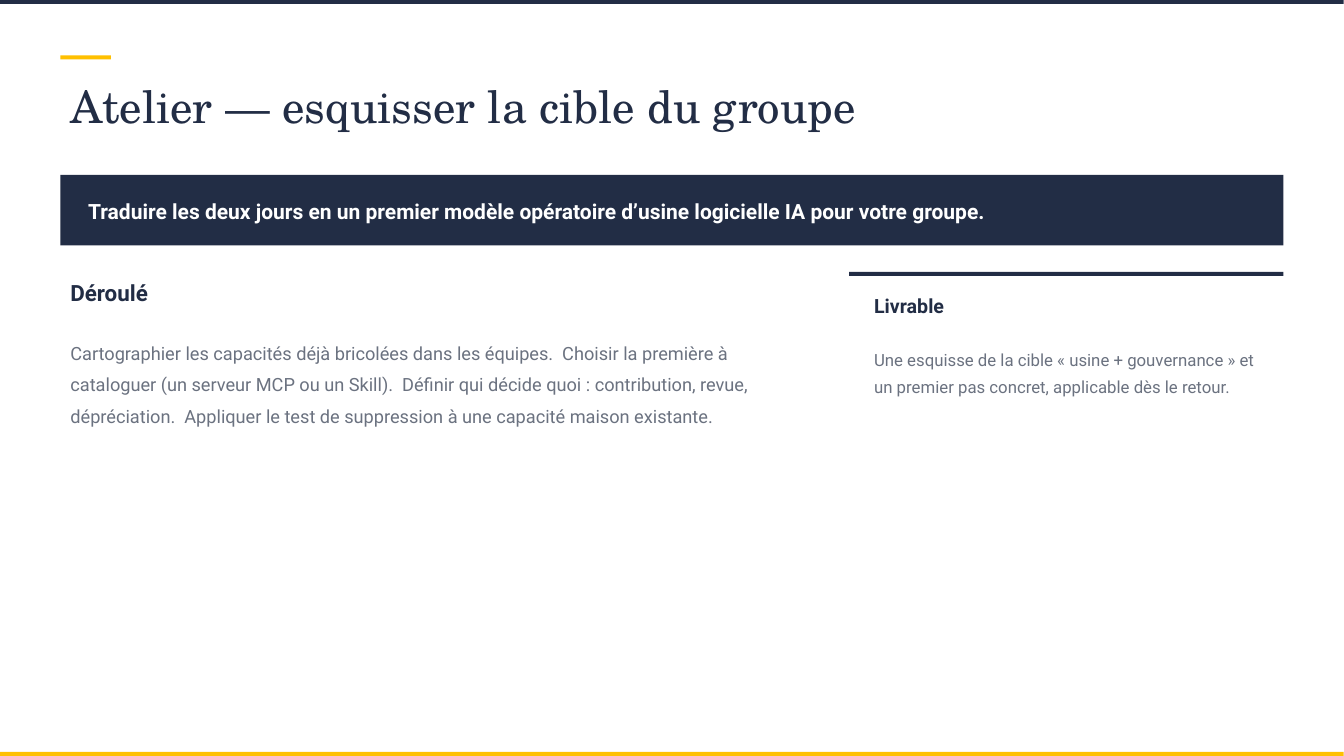
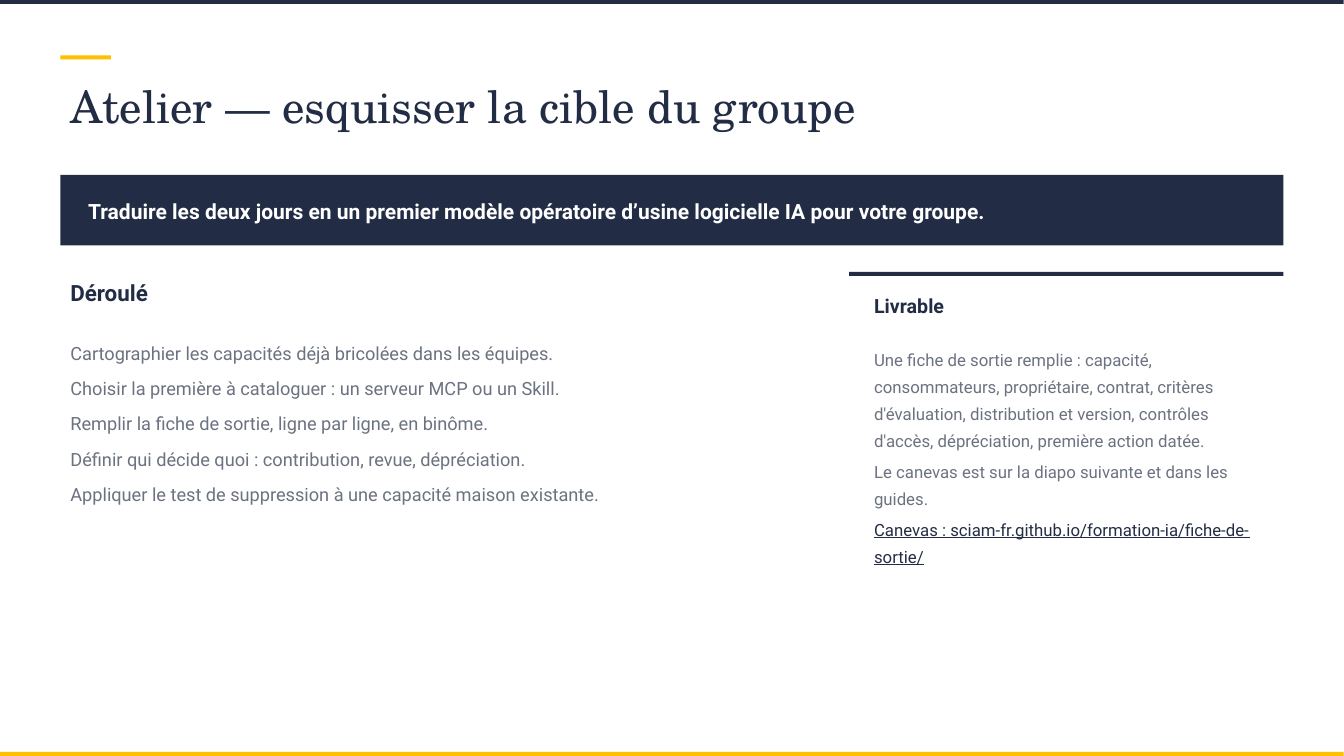
Before and after one commit to SCIAM-FR/formation-ia, a slide deck: slide 56 of slides/Support_formation_SCIAM.pptx (slide 51 before the commit). Drawn at 1344x756 pixels with LibreOffice and Linux fonts; fonts in the diff are those of the drawing; background and template pictures are left out. Boxes give left, top, right and bottom in pixels: in the first picture for what was removed or moved away, otherwise in the second. Text is boxed around its words. In the diff, an @@ line names an element or a change of style, - is before the commit and + after.

```diff
--- a/slides/Support_formation_SCIAM.pptx
+++ b/slides/Support_formation_SCIAM.pptx
@@ text at (x1=70, y1=346, x2=599, y2=505): text changed @@
-Cartographier les capacités déjà bricolées dans les équipes. Choisir la première à cataloguer (un serveur MCP ou un Skill). Définir qui décide quoi : contribution, revue, dépréciation. Appliquer le test de suppression à une capacité maison existante.
+Cartographier les capacités déjà bricolées dans les équipes.
+Choisir la première à cataloguer : un serveur MCP ou un Skill.
+Remplir la fiche de sortie, ligne par ligne, en binôme.
+Définir qui décide quoi : contribution, revue, dépréciation.
+Appliquer le test de suppression à une capacité maison existante.
@@ text at (x1=874, y1=353, x2=1249, y2=565): text changed @@
-Une esquisse de la cible « usine + gouvernance » et un premier pas concret, applicable dès le retour.
+Une fiche de sortie remplie : capacité, consommateurs, propriétaire, contrat, critères d'évaluation, distribution et version, contrôles d'accès, dépréciation, première action datée.
+Le canevas est sur la diapo suivante et dans les guides.
+Canevas : sciam-fr.github.io/formation-ia/fiche-de-sortie/
```
Also in this commit, not shown: 13 other slides changed, 6 slides added, 23 other files.
